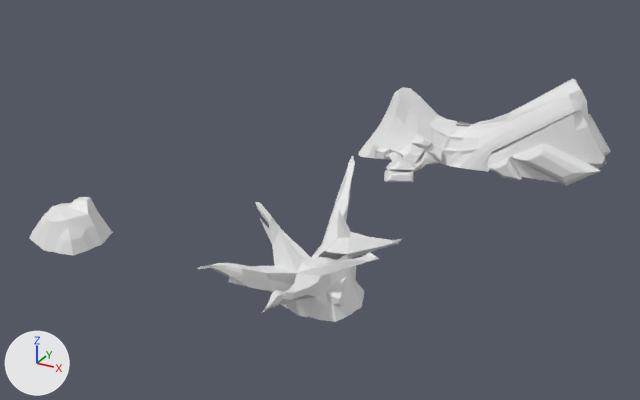
A saved change to the FBX model Midterm Project/Assets/Art/Rock2.fbx.
One viewpoint serves both versions: a camera (50 mm lens) standing at (19.2, -35.7, 22.9) and looking at (-5.5, 9.2, 0.5). Every picture has the same lights, and +X, +Y and +Z are marked at lower left.

Script lines for the objects in view, before the commit:
```python
me_cube_001 = bpy.data.meshes.new('Cube.001')
me_cube_001.from_pydata(...)  # 19 vertices, 17 faces; spans x -1.0..1.47, y -1.48..1.3, z -1.08..1.24
me_cube_002 = bpy.data.meshes.new('Cube.002')
me_cube_002.from_pydata(...)  # 57 vertices, 50 faces; spans x -2.59..2.41, y -2.3..2.6, z -1.02..1.33
me_cube_003 = bpy.data.meshes.new('Cube.003')
me_cube_003.from_pydata(...)  # 511 vertices, 452 faces; spans x -7.1..10.2, y -7.2..3.4, z -3.8..5.4
me_cube_004 = bpy.data.meshes.new('Cube.004')
me_cube_004.from_pydata(...)  # 562 vertices, 474 faces; spans x -4.94..4.21, y -6.55..7.04, z -1.02..4.28
ob_cube = bpy.data.objects.new('Cube', me_cube_001)
ob_cube.location = (0.0, 0.0, 0.0)
ob_rock1 = bpy.data.objects.new('Rock1', me_cube_002)
ob_rock1.location = (-17.85, 0.0, 0.0)
ob_rock2 = bpy.data.objects.new('Rock2', me_cube_003)
ob_rock2.location = (-0.93, 22.29, 0.85)
ob_rock3 = bpy.data.objects.new('Rock3', me_cube_004)
ob_rock3.location = (-0.56, 0.26, 0.43)
```
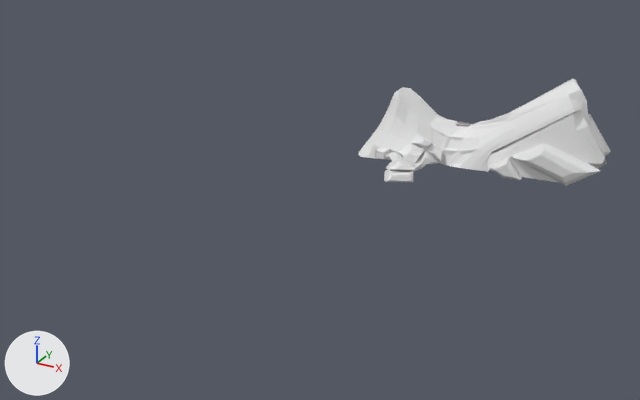
Pixel boxes [x1, y1, x2, y2] of what changed, in the pictures (640 x 400 px):
'Rock3', deleted: before [197, 155, 402, 322]
'Rock1', deleted: before [29, 197, 113, 255]
'Cube', deleted: before [322, 256, 356, 307]

The edits, one by one:
Object 'Rock3' (ob_rock3) is deleted.
Object 'Rock1' (ob_rock1) is deleted.
Object 'Cube' (ob_cube) is deleted.
